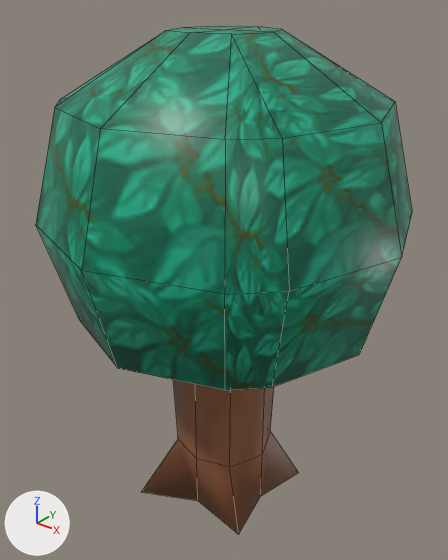
The FBX model CraftStoryClient/Assets/Resource/Scene/object_3d_040.fbx as it was, and as the next commit left it.
Rendered twice from a 50 mm lens placed at (3.99, -5.01, 6.06), pointed at (-0.05, 0.03, 2.93). Lighting does not change. The marker at lower left points along +X, +Y and +Z. Mesh edges are drawn as thin lines. Where no turn or scale is listed for an object, it has been applied to the vertices.

The older version as bpy lines, for what is in view:
```python
mat_material = principled_material('Material')
mat_material.texture = img_object_2d_040_png
mat_material.roughness = 0.4
me_cube_001 = bpy.data.meshes.new('Cube.001')
me_cube_001.from_pydata(...)  # 78 vertices, 80 faces; spans x -2.03..2.03, y -1.99..1.99, z 0.02..5.62
me_cube_001.materials.append(mat_material)  # picture img_object_2d_040_png
ob_cube = bpy.data.objects.new('Cube', me_cube_001)
ob_cube.location = (0.0, 0.0, 0.0)
```
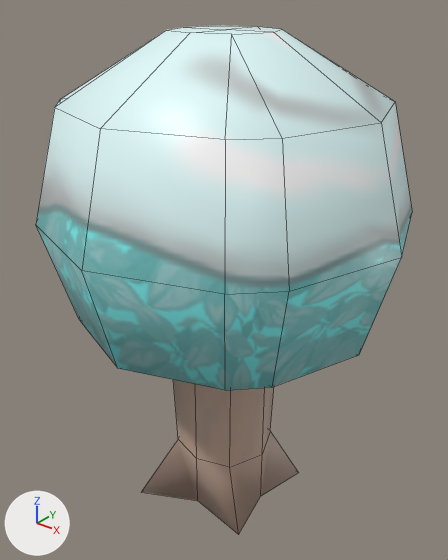
Where the newer file only moved an object's origin or applied its transform, the numbers keep the older frame.

Location of each change, (x1, y1, x2, y2) in pixels of the pictures (448 x 560 px):
'Cube', surface changed
    both: (36, 26, 412, 534)
part 1 of me_cube_001, surface changed
    both: (36, 30, 289, 390)

Edits to the bpy script that builds the scene:
```text
Add img_object_texture_217_png:
    img_object_texture_217_png = load_image('object_Texture_217.png', '../Textures/object_Texture_217.png', 256, 256, 'sRGB')
Change mat_material:
    mat_material.texture: img_object_2d_040_png -> img_object_texture_217_png
Change me_cube_001:
    where me_cube_001.from_pydata(...)  # 78 vertices, 80 faces; spans x -2.03..2.03, y -1.99..1.99, z 0.02..5.62
    used by ob_cube; location = (0.0, 0.0, 0.0)
    me_cube_001 part 1: texture (UV) coordinates of 32 of 80 faces, centred in x -1.32..1.31, y -1.64..1.64, z 2.44..5.29, changed; they spanned u 0.33..0.66, v 0.42..0.75 and now span u 0.31..0.69, v 0.42..0.75
```
